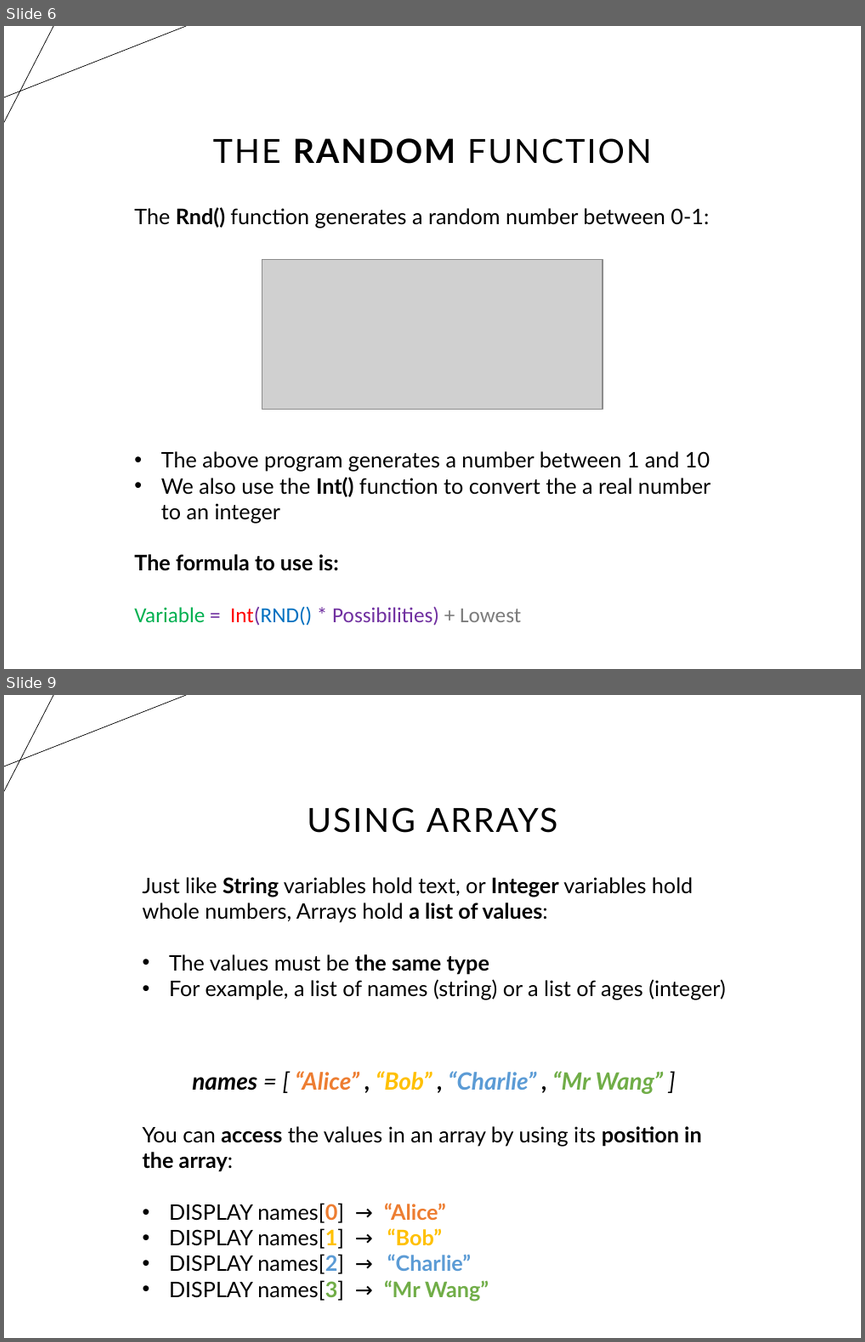
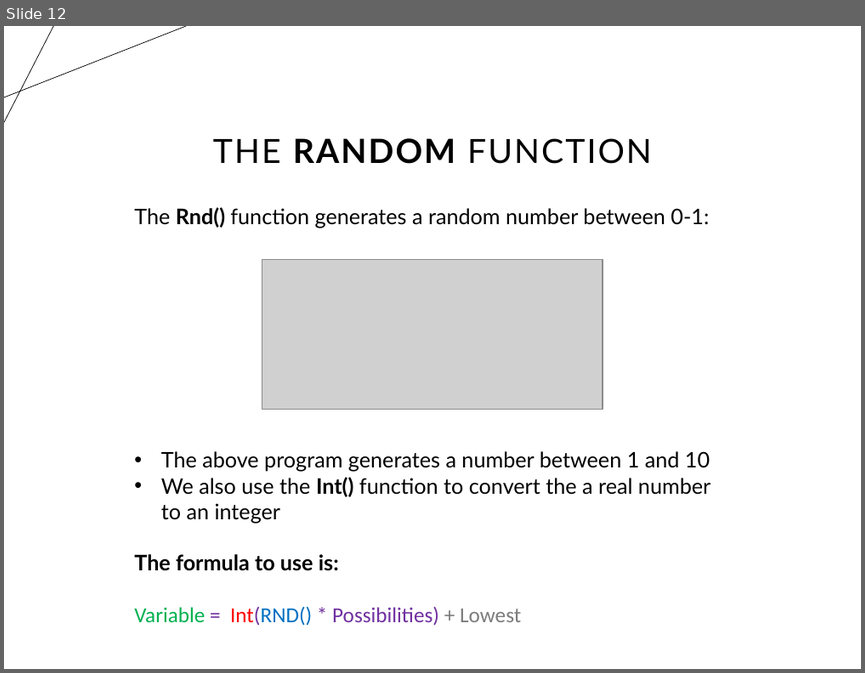
Before and after one commit to timo-w/mrwang, a slide deck: temp_extractions/tempfile.pptx. Shown one above the other, each under a label of ours: slides 6 and 9 before the commit, slide 12 after it; the slides between them are not shown. The pictures are 865x1342 and 865x673 pixels, drawn with LibreOffice and Linux fonts; fonts in the diff are those of the drawing; grey boxes stand for pictures. Boxes give left, top, right and bottom in pixels: in the first picture for what was removed or moved away, otherwise in the second. Text is boxed around its words. In the diff, an @@ line names an element or a change of style, - is before the commit and + after.

```diff
--- a/temp_extractions/tempfile.pptx
+++ b/temp_extractions/tempfile.pptx
@@ slide 9 removed at (4, 695, 861, 1338), background #FFFFFF; not listed: 2 template elements that a slide beside it also shows @@
@@ title removed at (307, 807, 558, 833) @@
-USING ARRAYS
@@ text removed at (143, 877, 725, 1000) @@
-Just like String variables hold text, or Integer variables hold whole numbers, Arrays hold a list of values:
-• The values must be the same type
-• For example, a list of names (string) or a list of ages (integer)
@@ text removed at (192, 1071, 664, 1094) @@
-names = [ “Alice” , “Bob” , “Charlie” , “Mr Wang” ]
@@ text removed at (143, 1126, 702, 1300) @@
-You can access the values in an array by using its position in the array:
-• DISPLAY names[0] → “Alice”
-• DISPLAY names[1] → “Bob”
-• DISPLAY names[2] → “Charlie”
-• DISPLAY names[3] → “Mr Wang”
@@ what was slide 6 is now slide 12 @@
```
Also in this commit, not shown: 4 slides changed, 6 slides added, 7 other slides removed, 5 other files.
